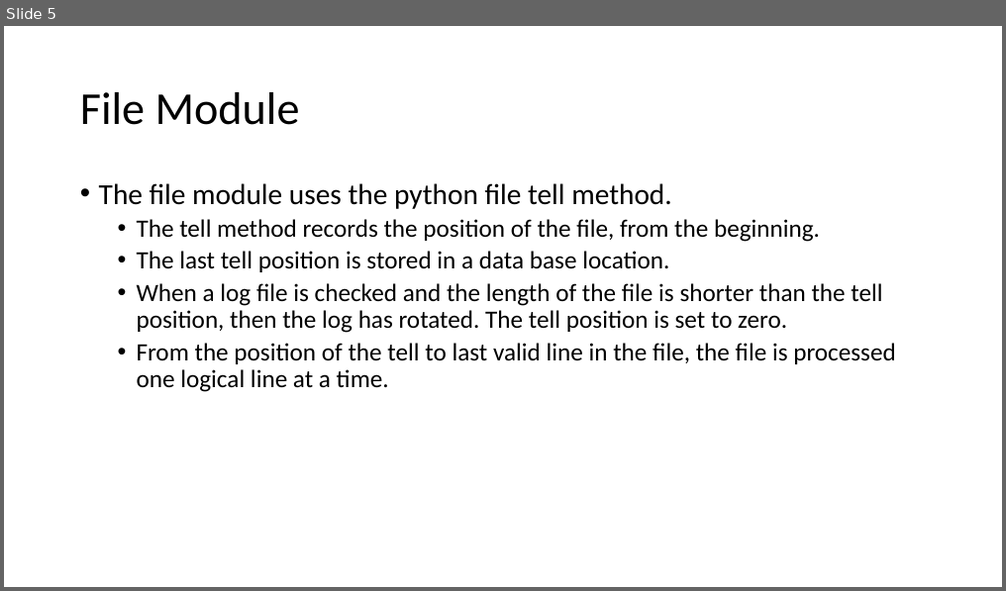
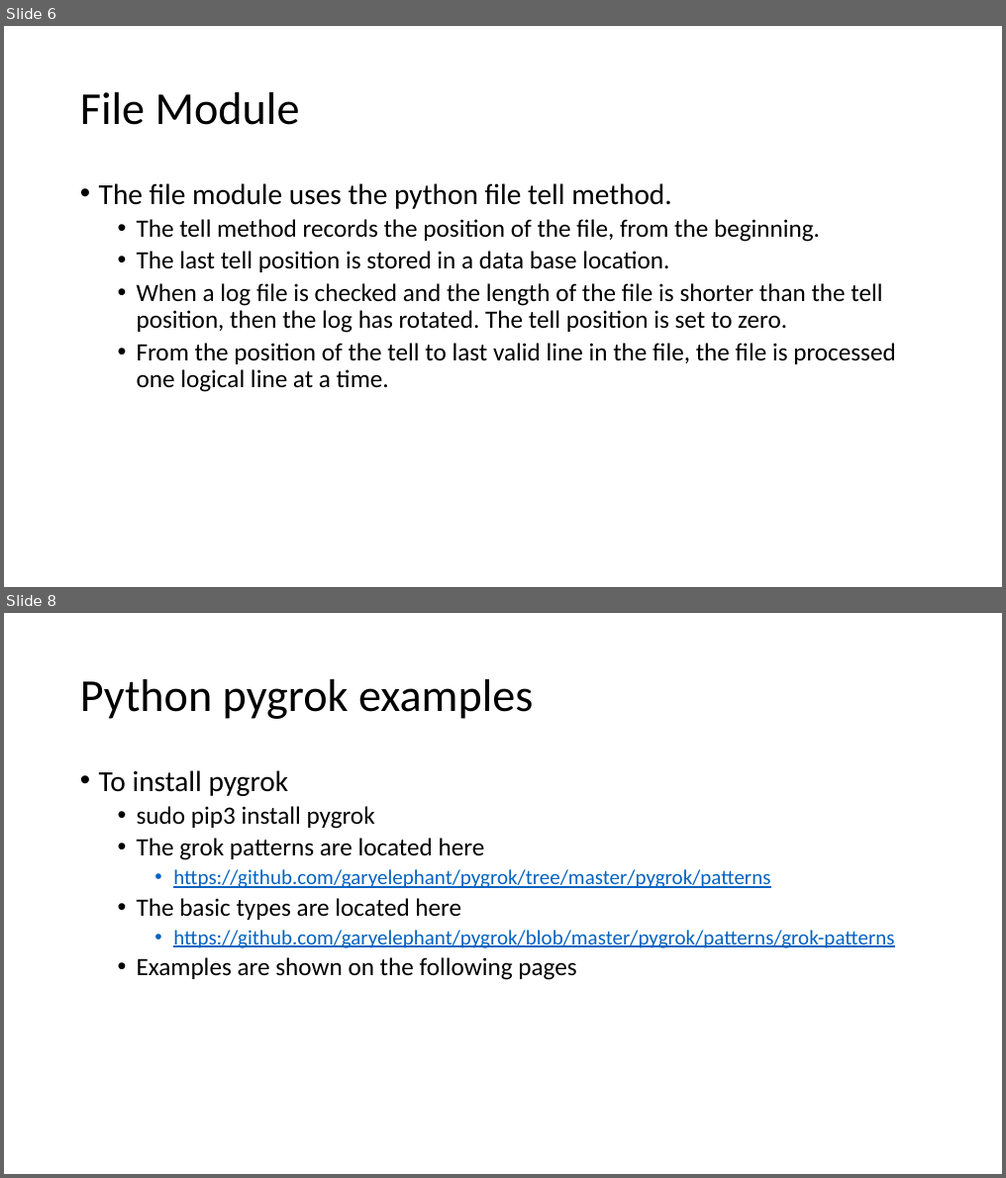
Before and after one commit to NanoDataCenter/nano_data_center, a slide deck: presentations/session_3/Redis as Elastic Search.pptx. Shown one above the other, each under a label of ours: slide 5 before the commit, slides 6 and 8 after it; the slides between them are not shown. The pictures are 1006x591 and 1006x1178 pixels, drawn with LibreOffice and Linux fonts; fonts in the diff are those of the drawing. Boxes give left, top, right and bottom in pixels: in the first picture for what was removed or moved away, otherwise in the second. Text is boxed around its words. In the diff, an @@ line names an element or a change of style, - is before the commit and + after.

```diff
--- a/presentations/session_3/Redis as Elastic Search.pptx
+++ b/presentations/session_3/Redis as Elastic Search.pptx
@@ slide 8 added at [4,613,1002,1174], background #FFFFFF @@
@@ title added at [80,679,533,719], 44 pt, text #000000 @@
+Python pygrok examples
@@ text added at [99,770,894,980], 20 pt, text #0563C1, underline @@
+• To install pygrok
+  • sudo pip3 install pygrok
+  • The grok patterns are located here
+    • https://github.com/garyelephant/pygrok/tree/master/pygrok/patterns
+  • The basic types are located here
+    • https://github.com/garyelephant/pygrok/blob/master/pygrok/patterns/grok-patterns
+  • Examples are shown on the following pages
@@ what was slide 5 is now slide 6 @@
```
Also in this commit, not shown: 1 slide changed, 5 other slides added.
